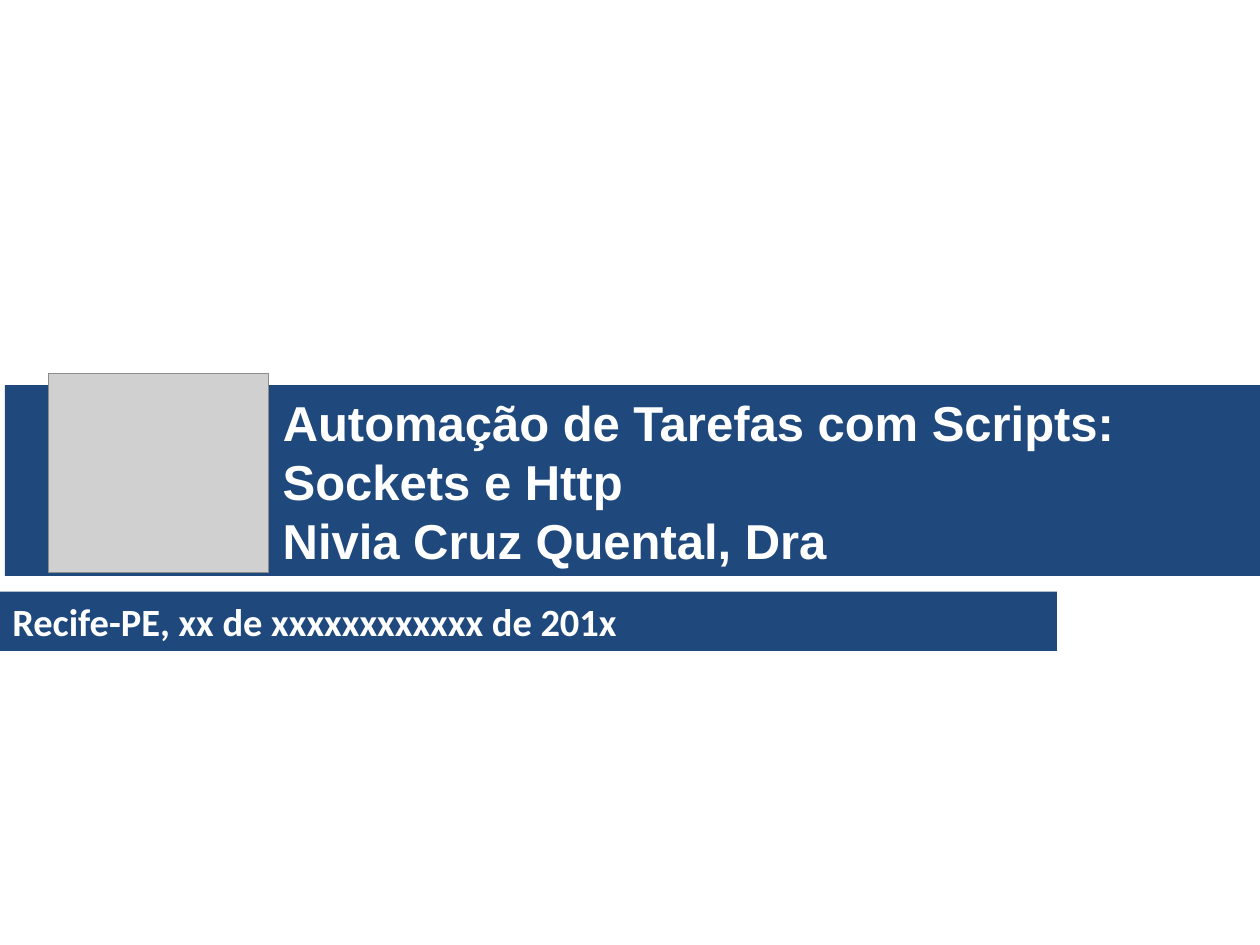
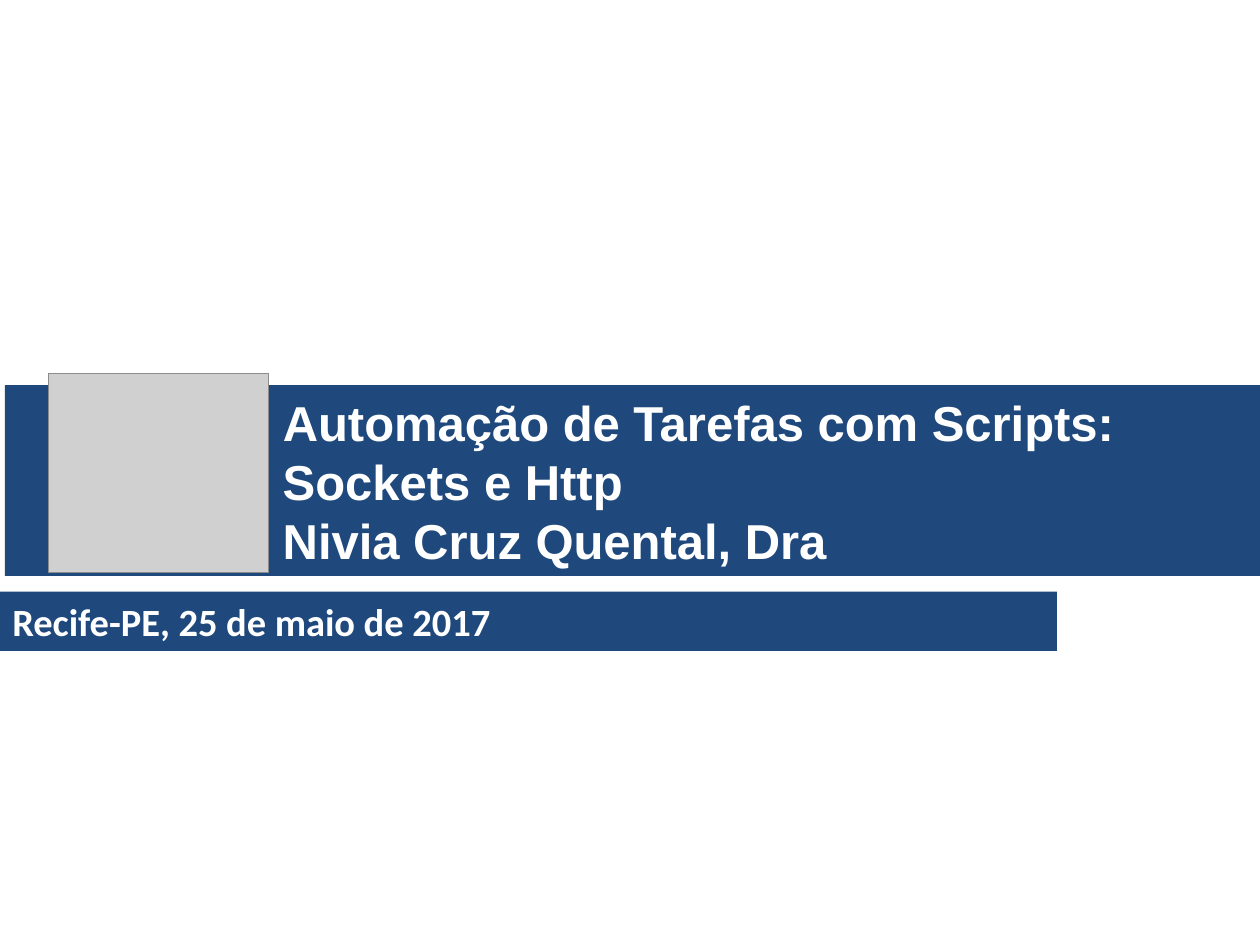
Before and after one commit to niviaquental/niviaquental.github.io, a slide deck: slide 1 of AutomacaoComScripts/Aula08-SocketsHttp/08-SocketsHttp.pptx. Drawn at 1260x945 pixels with LibreOffice and Linux fonts; fonts in the diff are those of the drawing; grey boxes stand for pictures; background and template pictures are left out. Boxes give left, top, right and bottom in pixels: in the first picture for what was removed or moved away, otherwise in the second. Text is boxed around its words. In the diff, an @@ line names an element or a change of style, - is before the commit and + after.

```diff
--- a/AutomacaoComScripts/Aula08-SocketsHttp/08-SocketsHttp.pptx
+++ b/AutomacaoComScripts/Aula08-SocketsHttp/08-SocketsHttp.pptx
@@ text in rectangle at <box>12,609,490,641</box>: text changed @@
-Recife-PE, xx de xxxxxxxxxxxx de 201x
+Recife-PE, 25 de maio de 2017
```
Also in this commit, not shown: 1 other slide changed, 1 other file.
